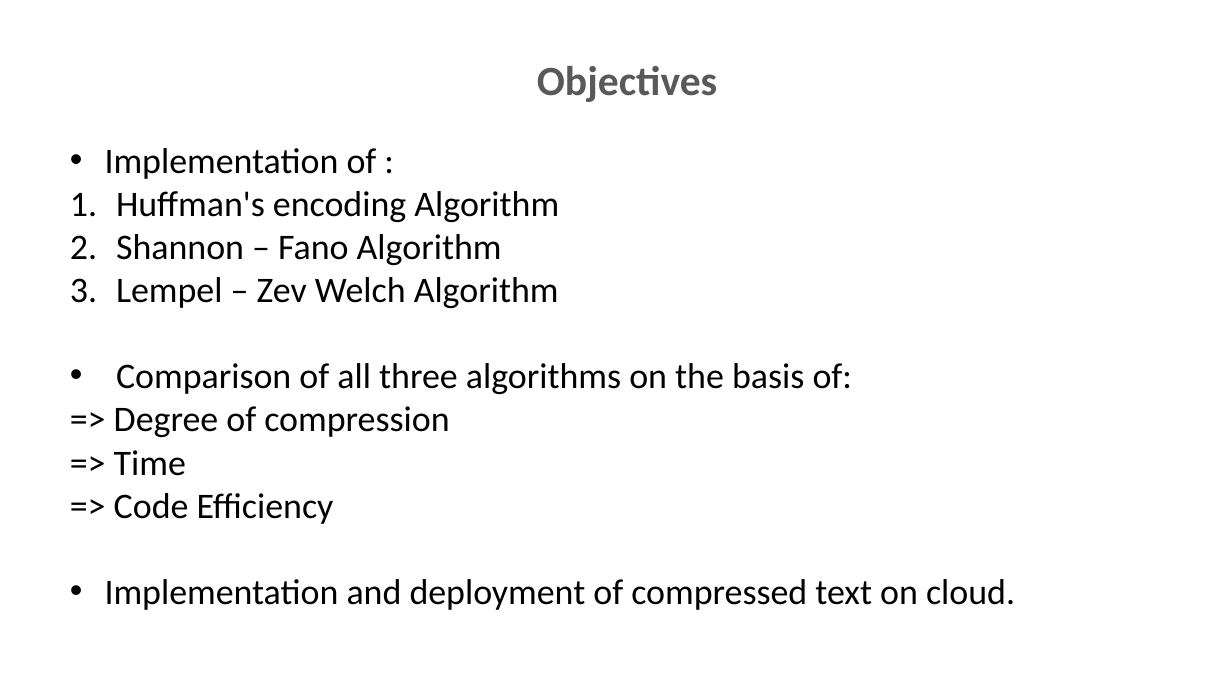
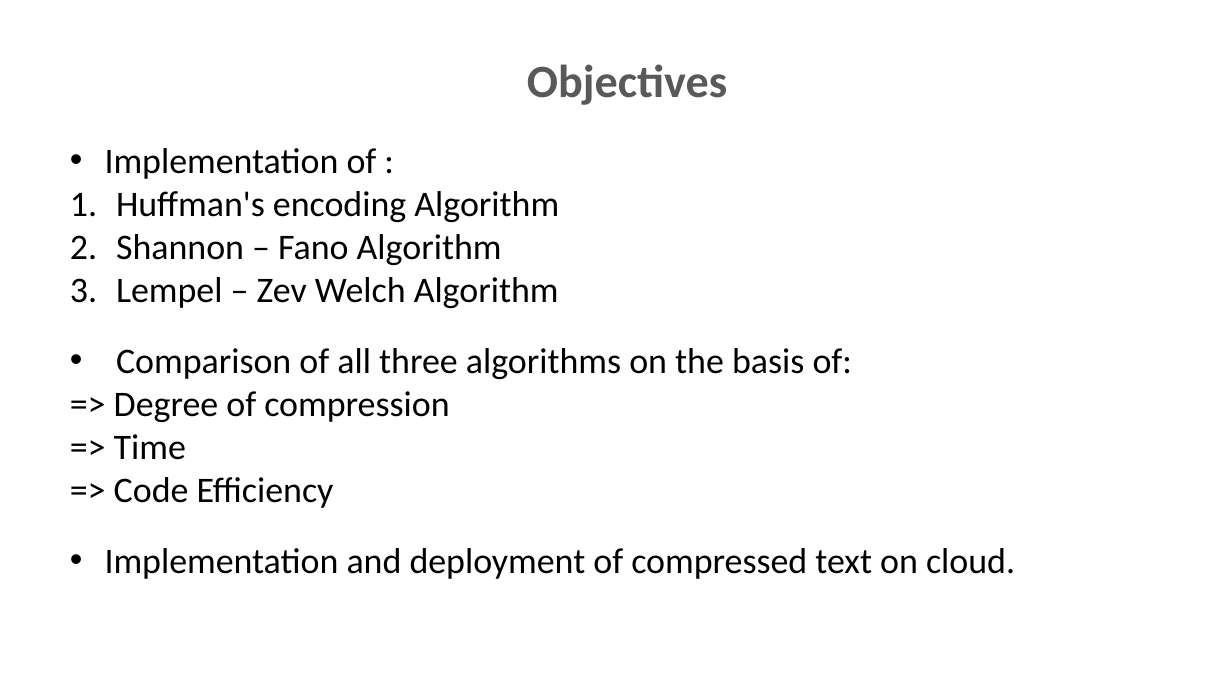
Before and after one commit to ashiagarwal73/Comparision-and-implementation-of-Compression-Algorithms, a slide deck: slide 8 of PodHandler.pptx (slide 7 before the commit). Drawn at 1232x693 pixels with LibreOffice and Linux fonts; fonts in the diff are those of the drawing; background and template pictures are left out. Boxes give left, top, right and bottom in pixels: in the first picture for what was removed or moved away, otherwise in the second. Text is boxed around its words. In the diff, an @@ line names an element or a change of style, - is before the commit and + after.

```diff
--- a/PodHandler.pptx
+++ b/PodHandler.pptx
@@ text "Objectives" at bbox=[527, 64, 727, 105]: size 32.4 to 36 pt @@
@@ text at bbox=[105, 148, 1015, 579]: indent changed @@
```
Also in this commit, not shown: 11 other slides changed, 2 slides added, 1 slide removed.
